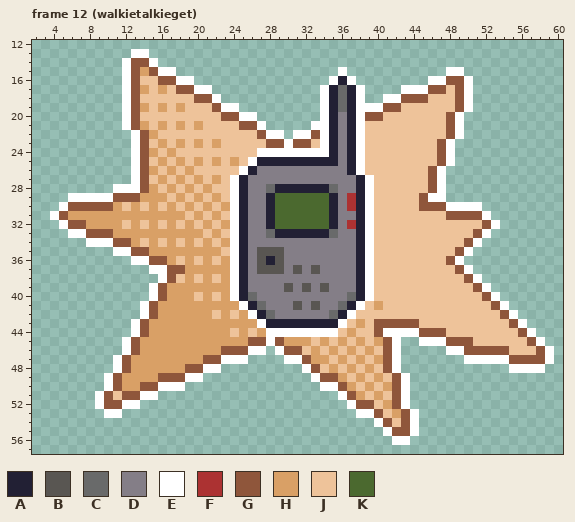
File history of a pixel-art file, Assets/Assets/Items/itemget.aseprite. This is how it looked before the edit.
64x64 pixels, 12 frames. Shown: frame 12 (walkietalkieget): x 2..60, y 12..57. The commit also changed other frames, which this record leaves out.
Visible layers, top first: "Layer 2", "Layer 1".
Palette (. is transparent): A #222034  B #595652  C #696a6a  D #847e87  E #ffffff  F #ac3232  G #8f563b  H #d9a066  J #eec39a  K #4b692f
Pixels before, frame 12 (walkietalkieget) (only the part around the change), first column x 5:
12 .......................................................
13 ........EE.............................................
14 .......EGGE............................................
15 .......EGHGEE..................E...........EE..........
16 .......EGJJGGEE...............EAE........EEGGE.........
17 .......EGHJHJGGEE............EACAE....EEEGGJGE.........
18 .......EGJJJJJJGGE...........EACAE..EEGGGJJJGE.........
19 .......EGHJHJHJJJGEE.........EACAEEEGGJJJJJJGE.........
20 .......EGJJJJJJJJJGGEE.......EADAEGGJJJJJJJGE..........
21 .......EGHJHJHJHJJJJGGE.....EEADAEJJJJJJJJJGE..........
22 ........EGHJJJJJJJJJJJGEE.EEGEADAEJJJJJJJJJGE..........
23 ........EGJHJHJHJHJJJJJGGEGGJEADAEJJJJJJJJGE...........
24 ........EGHJHJJJJJJJJJEEEEEEEEADAEJJJJJJJJGE...........
25 ........EGJHJHJHJHJHJEAAAAAAAAADAEJJJJJJJJGE...........
26 ........EGHJHJHJJJJJEADDDDDDDDDDAEJJJJJJJGE............
27 ........EGJHJHJHJHJEADDDDDDDDDDDDAEJJJJJJGE............
28 ......EEEGHJHJHJHJJEADDCAAAAAACDDAEJJJJJJGE............
29 .EEEEEGGGHHHJHJHJHJEADDAKKKKKKADFAEJJJJJGEE............
30 EGGGGGHJHJHJHJHJHJHEADDAKKKKKKADFAEJJJJJGGGEEEE........
31 GHHHHHHHHHHHHHJHJHJEADDAKKKKKKADDAEJJJJJJJJGGGGE.......
32 EGGHHHHJHJHJHJHJHJHEADDAKKKKKKADFAEJJJJJJJJJJJJGE......
33 .EEGGGHHHHHHHHHHJHJEADDCAAAAAACDDAEJJJJJJJJJJJGE.......
34 ...EEEGGHJHJHJHJHJHEADDDDDDDDDDDDAEJJJJJJJJJJGE........
35 ......EEGGHHHHHHHHJEADBBBDDDDDDDDAEJJJJJJJJJGE.........
36 ........EEGGHJHJHJHEADBABDDDDDDDDAEJJJJJJJJGE..........
37 ..........EEGGHHHHHEADBBBDBDBDDDDAEJJJJJJJJJGE.........
38 ...........EGJHJHJHEADDDDDDDDDDDDAEJJJJJJJJJJGE........
39 ..........EGHHHHHHHEADDDDBDBDBDDDAEJJJJJJJJJJJGE.......
40 ..........EGHHHJHJHEACDDDDDDDDDDCAEJJJJJJJJJJJJGE......
41 .........EGHHHHHHHHHEACDDDBDBDDCAEJHJJJJJJJJJJJJGE.....
42 .........EGHHHHHHJHJHEACDDDDDDCAEJJJJJJJJJJJJJJJJGE....
43 ........EGHHHHHHHHHHHHEAAAAAAAAEJHJGGGGGJJJJJJJJJJGE...
44 ........EGHHHHHHHHHJHJHEEEEEEEEJHJJGEEEEGGGJJJJJJJJGE..
45 .......EGHHHHHHHHHHHHGGEGHHHJHJHJHJHGE..EEEGGGJJJJJJGE.
46 .......EGHHHHHHHHHGGGEE.EGGJHJHJHJHJGE.....EEGGGGGJJJGE
47 ......EGHHHHHHHHGGEEE....EEGHHJHJHJHGE.......EEEEEGGGGE
48 ......EGHHHHHHGGEE.........EGJHJHJHJGE............EEEE.
49 .....EGHHHHGGGEE............EGGHJHJHJGE................
50 .....EGHHGGEEE...............EEGHJHJHGE................
Once edited:
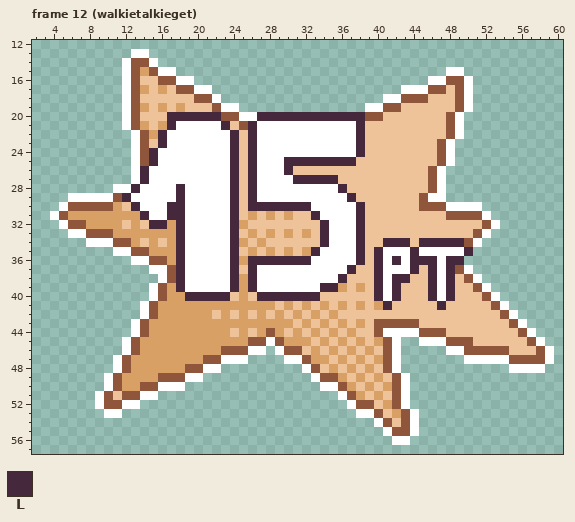
Colours new in this view: L #45283c
Changes in this commit:
Changed rows in their new state; - is an unchanged pixel.
Frame 12 (walkietalkieget), layer "Layer 2":
first column x 12:
15 ------------------------.--------------
16 -----------------------...-------------
17 ----------------------.....------------
18 ----------------------.....------------
19 ----------------------.....------------
20 -----LLLLLL----LLLLLLLLLLLL------------
21 -----LEEEEEL--L-EEEEE--EEEL------------
22 ----LEEEEEEEL-LE--E--E-EEEL------------
23 ----LEEEEEEEL-LEEE-EEE-EEEL------------
24 ---LEEEEEEEEL-L--------EEEL------------
25 ---LEEEEEEEEL-LEEELLLLLLLLJ------------
26 --LEEEEEEEEELJLEEELJJJJJJJJ------------
27 --LEEEEEEEEELJLEEEELLLLLJJJJ-----------
28 -LEEEELEEEEELJLEEEEEEEEELJJJ-----------
29 LEEEEELEEEEELJLEEEEEEEEEELJJ-----------
30 -LEEELLEEEEELJLLLLLLLEEEEELJ-----------
31 --LEELLEEEEELJHJHJHJJLEEEELJ-----------
32 ---LL-LEEEEELHJJJJJJJJLEEELJ-----------
33 ------LEEEEELJHJHJHJHJLEEELJ-----------
34 ------LEEEEELHJHJJJJJJLEEELJ-LLL-LLLLL-
35 ------LEEEEELJHJHJHJHLEEEELJLEEELEEEEEL
36 ------LEEEEELHLLLLLLLEEEEELJLELELLLELL-
37 ------LEEEEELJLEEEEEEEEEELJJLEEEL-LEL--
38 ------LEEEEELHLEEEEEEEEELJJJLELL--LEL--
39 ------LEEEEELHLEEEEEEELLHJHJLEL---LEL--
40 -------LLLLLJHJLLLLLLLJJJJJJLEL---LEL--
41 -------------HHHHJHJHJHJHJH--L-----L---
42 --------------JHJHJHJHJHJJ-------------
43 ---------------HHHHJHJHJH--------------
44 ----------------GHJHJHJH---------------
Pixel boxes of the changes (left, top, right, bottom) in both pictures:
changed: (122, 67, 473, 337)
